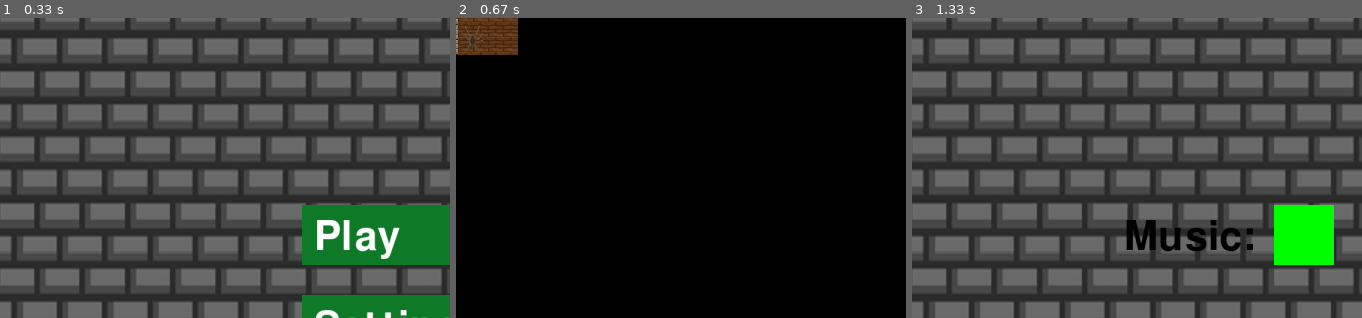
Above: before the commit, frames 1-3 (left to right).
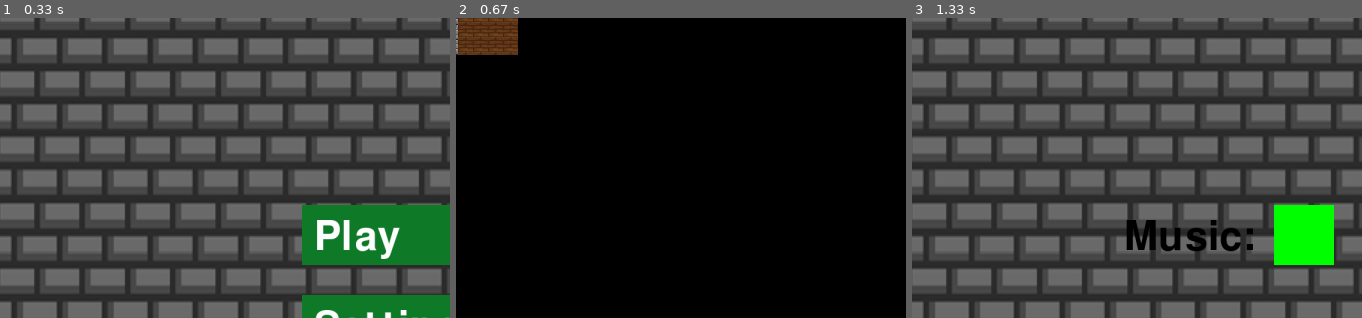
Above: after the commit, the same moments.

Repository: CAHR2009/pygame_project
Game: pygame game, started from main.py
Same seed, same stepped clock (60 frames per second), same inputs: the game is played once before the commit and once after it.
Inputs (mouse positions are % of the whole screen's width and height, from its top left):
- Up to frame 1 (0.33 s): no input
- Up to frame 2 (0.67 s): click "Play" at 0.38 s
- Up to frame 3 (1.33 s): click (82, 84) at 0.72 s; hold D from 1 s (still down)
The pictures show only the part of the screen within x 3-53%, y 9-59%; the shares and areas given below are measured in that part.

Frame 1 is identical in both runs. In frame 2, less than 0.1% of the frame differs, in the area x 1-6%, y 2-12%; in frame 3, nothing differs.

Commit message:
Сделал exe и улучшил ReadMe

Diff:
--- a/TZ.txt
+++ b/TZ.txt
@@ -1,6 +1,6 @@
 техническое задние:
 1)Создание меню
-  1.1)Создание кнопок "Играть", "Настройки", "Достижения"
+  1.1)Создание кнопок "Играть", "Настройки"
   1.2)Создание дополнительных конопок(если понадобится)
 2)Создание основного окна игры:
   2.1)Создание игрового поля:
--- a/classes.py
+++ b/classes.py
@@ -16,8 +16,7 @@
 clock = pygame.time.Clock()
 
 
-
-
+# Загрузка каринок
 def load_image(name, colorkey=None):
     fullname = os.path.join('sprites', name)
     image = pygame.image.load(fullname)
@@ -31,6 +30,7 @@
     return image
 
 
+# Класс игрока
 class Player:
     player = load_image("player.png", colorkey=-1)
     step1 = load_image('player_step1.png', colorkey=-1)
@@ -46,6 +46,7 @@
         self.y_vector = 0
         self.angle = 0
 
+    # Движение игрока
     def update(self, map, *args):
         self.x_vector = 0
         self.y_vector = 0
@@ -74,6 +75,7 @@
             return [args[0], args[1]]
         return False
 
+    # Анимация перемещения игрока
     def move(self):
         spic = [self.step1, self.step2]
         if self.cnt > 1:
@@ -85,6 +87,7 @@
         clock.tick(10)
 
 
+# Класс кнопки
 class Button:
     def __init__(self, wigth, height, position, color, focus_color=0):
         self.wight = wigth
@@ -94,48 +97,60 @@
         self.color = color
         self.focus_color = focus_color
 
+    # Рендер кнопки
     def render(self, surf):
         if self.is_focus:
             pygame.draw.rect(surf, self.focus_color, (self.position[0], self.position[1], self.wight, self.height))
         else:
             pygame.draw.rect(surf, self.color, (self.position[0], self.position[1], self.wight, self.height))
 
+    # Проверка наведена ли мышка на кнопку
     def focus(self, pos):
         if pygame.Rect(self.position[0], self.position[1], self.wight, self.height).collidepoint(pos):
             self.is_focus = True
         else:
             self.is_focus = False
 
+    # Проверка клика кнопки
     def flag_click(self, pos):
         return pygame.Rect(self.position[0], self.position[1], self.wight, self.height).collidepoint(pos)
 
 
+# Класс заствки
 class Zastavka:
     background = load_image('background.png')
 
     def __init__(self):
-            self.buttons_list = {'Play': Button(400, 100, (550, 400), (16, 124, 42), 'green'),
-                             'Settings': Button(400, 100, (550, 550), (16, 124, 42), 'green'),
-                             'Exit': Button(400, 100, (550, 700), (16, 124, 42), 'green'),
-                             'Login': Button(250, 100, (1090, 100), 'grey', (80, 80, 80))}
-
-
-
+        self.buttons_list = {'Play': Button(400, 100, (550, 400),
+                                            (16, 124, 42), 'green'),
+
+                             'Settings': Button(400, 100, (550, 550),
+                                                (16, 124, 42), 'green'),
+
+                             'Exit': Button(400, 100, (550, 700),
+                                            (16, 124, 42), 'green'),
+
+                             'Login': Button(250, 100, (1090, 100),
+                                             'grey', (80, 80, 80))}
+
+    # Рендер заставки
     def render(self, screen):
         font = pygame.font.Font(None, 100)
         screen.blit(self.background, (0, 0))
         for key, button in self.buttons_list.items():
             button.focus(pygame.mouse.get_pos())
             button.render(screen)
-            screen.blit(font.render(key, 1, pygame.Color('white')), (button.position[0] + 20, button.position[1] + 20))
-
+            screen.blit(font.render(key, 1, pygame.Color('white')), (button.position[0] + 20,
+                                                                     button.position[1] + 20))
+
+    # Открытие нужного окна по нажатию мышки
     def open_window(self, pos):
         for key, button in self.buttons_list.items():
             if button.flag_click(pos):
                 return key
 
 
-
+# Класс настрек
 class Settings:
     background = load_image('background.png')
 
@@ -149,6 +164,7 @@
         self.background_music.play(-1)
         self.background_music.set_volume(0.2)
 
+    # Рендер класса настроек
     def render(self, screen):
         font = pygame.font.Font(None, 100)
         screen.blit(self.background, (0, 0))
@@ -158,6 +174,7 @@
         screen.blit(font.render('Music:', 1, pygame.Color('black')), (400, 420))
         screen.blit(font.render('Back', 1, pygame.Color('black')), (1300, 900))
 
+    # Включение или выключчение музыки
     def off_on_click(self, pos):
         colot_list = {1: 'green',
                       0: 'red'}
@@ -172,12 +189,15 @@
             self.on_off_button = Button(100, 100, (650, 400), colot_list[self.color])
             self.misic = not self.misic
 
+    # Выход из настроек
     def exit(self, pos):
         if self.exit_button.flag_click(pos):
             return self.exit_to
         else:
             return False
 
+
+# Класс об характеристиках игрока и его противников
 class Specifications:
     def __init__(self):
         self.items = []
@@ -186,6 +206,7 @@
         self.menu_button = Button(150, 50, (1150, 10), (16, 124, 42), 'green')
         self.settings_button = Button(150, 50, (1150, 70), (16, 124, 42), 'green')
 
+    # Рендкр класса
     def render(self):
         self.item_surf.fill((0, 0, 0))
         font = pygame.font.Font(None, 40)
@@ -200,15 +221,25 @@
         font = pygame.font.Font(None, 30)
         self.item_surf.blit(font.render('YOU:', 1, pygame.Color('green')), (30, 30))
         if self.player_spec[0] > 50:
-            self.item_surf.blit(font.render(f'HP: {self.player_spec[0]}', 1, pygame.Color('green')), (30, 60))
+            self.item_surf.blit(font.render(f'HP: {self.player_spec[0]}', 1,
+                                            pygame.Color('green')), (30, 60))
         elif 20 < self.player_spec[0] < 50:
-            self.item_surf.blit(font.render(f'HP: {self.player_spec[0]}', 1, pygame.Color('orange')), (30, 60))
-        else:
-            self.item_surf.blit(font.render(f'HP: {self.player_spec[0]}', 1, pygame.Color('red')), (30, 60))
-        self.item_surf.blit(font.render(f'ARMOR: {self.player_spec[1]}', 1, pygame.Color('grey')), (30, 90))
-        self.item_surf.blit(font.render(f'ATTACK: {self.player_spec[2]}', 1, pygame.Color('yellow')), (30, 120))
-        self.item_surf.blit(font.render(f'SCORE: {self.player_spec[3]}', 1, pygame.Color('white')), (750, 30))
-
+            self.item_surf.blit(font.render(f'HP: {self.player_spec[0]}', 1,
+                                            pygame.Color('orange')), (30, 60))
+        else:
+            self.item_surf.blit(font.render(f'HP: {self.player_spec[0]}', 1,
+                                            pygame.Color('red')), (30, 60))
+
+        self.item_surf.blit(font.render(f'ARMOR: {self.player_spec[1]}', 1,
+                                        pygame.Color('grey')), (30, 90))
+
+        self.item_surf.blit(font.render(f'ATTACK: {self.player_spec[2]}', 1,
+                                        pygame.Color('yellow')), (30, 120))
+
+        self.item_surf.blit(font.render(f'SCORE: {self.player_spec[3]}', 1,
+                                        pygame.Color('white')), (750, 30))
+
+    # Рендер хараетристик противника при наведение на него мышки или в бою
     def enemy_render(self, enemies, pos, cletca, player_x, player_y, vis):
         font = pygame.font.Font(None, 30)
         x, y = int(pos[0] / cletca), int(pos[1] / cletca)
@@ -216,19 +247,28 @@
                 and y in range(player_y - vis, player_y + vis + 1)):
             self.item_surf.blit(font.render('ENEMY:', 1, pygame.Color('red')), (430, 30))
             if 'EYE' in self.items:
-                self.item_surf.blit(font.render(f'HP:{enemies[x, y][0]}', 1, pygame.Color('red')), (430, 60))
-                self.item_surf.blit(font.render(f'ARMOR:{enemies[x, y][1]}', 1, pygame.Color('red')), (430, 90))
-                self.item_surf.blit(font.render(f'ATTACK:{enemies[x, y][2]}', 1, pygame.Color('red')), (430, 120))
+                self.item_surf.blit(font.render(f'HP:{enemies[x, y][0]}', 1,
+                                                pygame.Color('red')), (430, 60))
+
+                self.item_surf.blit(font.render(f'ARMOR:{enemies[x, y][1]}', 1,
+                                                pygame.Color('red')), (430, 90))
+
+                self.item_surf.blit(font.render(f'ATTACK:{enemies[x, y][2]}', 1,
+                                                pygame.Color('red')), (430, 120))
             else:
                 self.item_surf.blit(font.render(f'HP:???', 1, pygame.Color('red')), (430, 60))
                 self.item_surf.blit(font.render(f'ARMOR:???', 1, pygame.Color('red')), (430, 90))
                 self.item_surf.blit(font.render(f'ATTACK:???', 1, pygame.Color('red')), (430, 120))
+
+    # выход в меню и открытие настроек
     def click(self, pos):
         if self.menu_button.flag_click(pos):
             return 'Zastv'
         elif self.settings_button.flag_click(pos):
             return 'Settings'
 
+
+# Класс врага
 class Enemy:
     scorpion = load_image('scorpion.png', colorkey=-1)
     arahnid = load_image('arahnid.png', colorkey=-1)
@@ -237,7 +277,7 @@
     def __init__(self, map, count, multiplier):
         cnt = 0
         self.enemy_spic = {}
-
+        # Случайная генерация врагов
         while cnt != count:
             x = rd.randint(1, len(map[0]) - 1)
             y = rd.randint(1, len(map) - 1)
@@ -257,10 +297,12 @@
         return False
 
 
+# Класс битвы с противником
 class Battle:
     player = load_image('player.png', colorkey=-1)
     boss = load_image('boss.png', colorkey=-1)
     battle_floor = load_image('battle_floor.png', colorkey=None)
+
     def __init__(self, enemy, boss_flag):
         self.battle_field = Surface((1500, 750))
 
@@ -297,6 +339,8 @@
         self.laser_sound.set_volume(0.2)
         self.danger_sound = pygame.mixer.Sound('sounds/danger.mp3')
         self.danger_sound.set_volume(0.2)
+
+    # Движение игрока
     def player_move(self):
         a = pygame.key.get_pressed()
         if a[pygame.K_w] and self.y > 5:
@@ -308,6 +352,7 @@
         if a[pygame.K_d] and self.x < 1445:
             self.x += 10
 
+    # Случайное движение противника
     def enemy_move(self, boss_flag):
         if boss_flag:
             difference = 305
@@ -323,6 +368,7 @@
             self.en_y += 5 * self.en_y_vector
         self.steps -= 1
 
+    # Рендер битвы с противником
     def render(self, item_srf, player, boss_flag, music_flag):
         if boss_flag:
             hit_box = 300
@@ -331,7 +377,7 @@
         font = pygame.font.Font(None, 30)
         self.battle_field.blit(self.battle_floor, (0, 0))
         pygame.draw.rect(self.battle_field, 'white', (0, 0, 1500, 750), width=5)
-
+        # Рендер атаки босса
         if self.laser_pos:
             laser_srf = Surface((150, 740))
             laser_srf.set_alpha(160)
@@ -346,8 +392,8 @@
                     self.laser_sound.play(0)
                 if not self.is_laser_attack and (
                         pygame.Rect(self.laser_pos * 50 - 50, 0, 150, 740).collidepoint(self.x, self.y) or pygame.Rect(
-                        self.laser_pos * 50 - 50, 0, 150, 740).collidepoint(self.x + 50,
-                                                                            self.y)):
+                    self.laser_pos * 50 - 50, 0, 150, 740).collidepoint(self.x + 50,
+                                                                        self.y)):
                     self.is_laser_attack = True
                     if player[1] > 0:
                         player[1] -= self.en_attack
@@ -378,6 +424,7 @@
             self.x_vector, self.y_vetor])
         self.battle_field.blit(img, (self.x, self.y))
         self.battle_field.blit(self.enemy_img, (self.en_x, self.en_y))
+        # Проверка столкновений пуль с игроком и противником
         cnt = 0
         for i in self.shoots:
             pygame.draw.circle(self.battle_field, 'red',
@@ -403,6 +450,7 @@
                 self.shoots.pop(cnt)
             cnt += 1
         self.hp = player[0]
+        # Таймер задержек выстрелов
         if self.tick == 60:
             self.en_cooldown -= 1
             if self.laser_attack_time > 0 and self.danger_time == 0:
@@ -413,13 +461,13 @@
                     self.dng_color = (255, 128, 0)
                 else:
                     self.dng_color = (255, 90, 0)
+        # Отоброжение Характеристик персонажа и противника
         if self.cooldown > 0:
             item_srf.blit(font.render(f'COOLDOWN:{self.cooldown}', 1, pygame.Color('red')), (30, 150))
             if self.tick == 60:
                 self.cooldown -= 1
         else:
             item_srf.blit(font.render(f'COOLDOWN: READY', 1, pygame.Color('green')), (30, 150))
-
 
         item_srf.blit(font.render(f'HP:{self.en_hp}', 1, pygame.Color('red')), (430, 30))
         item_srf.blit(font.render(f'ARMOR:{self.en_armor}', 1, pygame.Color('red')), (430, 60))
@@ -428,6 +476,7 @@
             self.tick = 0
         self.tick += 1
 
+    # Выстрел игрока (его направлне, и внесение его в список выстрелов)
     def player_shot(self, pos, music_flag):
         if self.cooldown == 0:
             if music_flag:
@@ -445,6 +494,7 @@
             self.shoots.append([Vector2(self.x + rect_list[self.x_vector, self.y_vetor][0],
                                         self.y + rect_list[self.x_vector, self.y_vetor][1]), mouse_pos])
 
+    # Выстрел противника
     def enemy_shot(self, music_flag):
         if self.en_cooldown == 0:
             if music_flag:
@@ -455,6 +505,7 @@
                 for j in range(-1, 2, 2):
                     self.shoots.append([Vector2(en_center[0] + 25 * i, en_center[1] + 25 * j), Vector2(10 * i, 10 * j)])
 
+    # Выстркл босса
     def boss_shot(self):
         if self.en_cooldown == 0:
             self.en_cooldown = 10
@@ -463,8 +514,7 @@
             self.is_laser_attack = False
             self.laser_pos = rd.randint(1, 10)
 
-
-
+    # Окнчание битвы
     def end(self):
         if self.en_hp <= 0:
             return 1
@@ -472,24 +522,29 @@
             return -1
 
 
+# Класс пригрыша
 class Lose:
-    def __init__(self, screen):
+    def __init__(self, screen, music_flag):
         screen.fill((0, 0, 0))
-        self.lose_sound = pygame.mixer.Sound('sounds/lose.mp3')
-        self.lose_sound.set_volume(0.2)
-        self.lose_sound.play(0)
+        if music_flag:
+            self.lose_sound = pygame.mixer.Sound('sounds/lose.mp3')
+            self.lose_sound.set_volume(0.2)
+            self.lose_sound.play(0)
         font = pygame.font.Font(None, 100)
         screen.blit(font.render('Вы проиграли :(', 1, pygame.Color('red')), (500, 500))
         font = pygame.font.Font(None, 20)
         screen.blit(font.render('Нажмите на пробел для продлжения', 0, pygame.Color('grey')), (650, 600))
 
 
+# Класс победы над противником(не над боссом)
 class Win:
     def __init__(self, items, player, brd, music_flag):
+        # Случайный выбор награды и проигрывание звуков
         self.item = rd.choice(ITEMS)
-        self.win_sound = pygame.mixer.Sound('sounds/bonus.mp3')
-        self.win_sound.set_volume(0.2)
-        self.win_sound.play(0)
+        if music_flag:
+            self.win_sound = pygame.mixer.Sound('sounds/bonus.mp3')
+            self.win_sound.set_volume(0.2)
+            self.win_sound.play(0)
         if self.item == 'TOUCH' and 'TOUCH' not in items:
             self.text = 'Ваша вдимость увеличена на 1 клетку'
             items.append('TOUCH')
@@ -509,6 +564,7 @@
         else:
             self.text = 'Это уже eсть у вас либо вы ничего не получили'
 
+    # Рендер окна победы
     def render(self, screen):
         screen.fill((0, 0, 0))
         font = pygame.font.Font(None, 50)
@@ -516,6 +572,8 @@
         screen.blit(font.render(self.text, 0, pygame.Color('green')), (500, 550))
         screen.blit(font.render('Нажмите на пробел для продлжения', 0, pygame.Color('grey')), (500, 600))
 
+
+# Класс конца игры
 class End:
     def __init__(self, screen):
         screen.fill((0, 0, 0))
@@ -528,6 +586,7 @@
         screen.blit(font.render('Нажмите на пробел для продлжения', 0, pygame.Color('grey')), (650, 600))
 
 
+# Класс клетчатого игрового поля
 class Playing_field:
     # создание поля
     def __init__(self):
@@ -539,6 +598,7 @@
         self.y_pos = 1
         self.visibility = 1
 
+    # рендер левела
     def level_render(self, surf, map, enemies):
         wall = load_image("wall.png", colorkey=None)
         floor = load_image("floor.png", colorkey=None)
@@ -566,6 +626,7 @@
                     x_ps] == 'x':
                     self.plaing_surf.blit(exit_clt, (self.cletca * x_ps, self.cletca * y_ps))
 
+    # Отоброжение возможных клеток для ходьбы
     def focus_click(self, map):
         green = load_image('green.png', colorkey=-1)
         clt = self.cletca
@@ -579,6 +640,7 @@
             self.plaing_surf.blit(green, (self.x_pos * clt, (self.y_pos - 1) * clt))
         self.focus = True
 
+    # Перемещение
     def move(self, x, y, map):
         if x == self.x_pos and y == self.y_pos:
             self.focus = not (self.focus)
@@ -612,12 +674,16 @@
             else:
                 self.focus = False
 
+    # Смена карты
     def change_map(self, map):
         if map[self.y_pos][self.x_pos] == map[-2][-2]:
             return True
 
+
+# Класс регистрации
 class Login:
     background = load_image('background.png')
+
     def __init__(self):
         self.ok_button = Button(200, 100, (700, 500), (16, 124, 42), 'green')
         self.input_board = Button(1000, 100, (300, 350), 'grey', (80, 80, 80))
@@ -627,6 +693,7 @@
         self.warning_flag = False
         self.text = ''
 
+    # Рендер окна регистрации
     def login_render(self, screen):
         font = pygame.font.Font(None, 100)
         screen.blit(self.background, (0, 0))
@@ -650,13 +717,15 @@
         screen.blit(font.render('Введите имя до 16 символов', 1, pygame.Color('white')), (300, 220))
         screen.blit(font.render(f'Лучший счет: {self.score}', 1, pygame.Color('white')), (300, 620))
 
-
+    # Проверка на активность поля ввода
     def focus(self):
         if pygame.Rect(self.input_board.position[0], self.input_board.position[1], 1000, 100).collidepoint(
                 pygame.mouse.get_pos()):
             self.input_focus = True
         else:
             self.input_focus = False
+
+    # Ввод никнейма
     def login_input(self, event):
         allowd_symbols = ['a', 'b', 'c', 'd', 'e', 'f', 'g', 'h', 'i', 'j', 'k', 'l'
             , 'm', 'n', 'o', 'p', 'q', 'r', 's', 't', 'u', 'v', 'w', 'x', 'y', 'z']
@@ -668,9 +737,10 @@
                or event.unicode in allowd_special_symbols)):
             self.text += event.unicode
         elif event.unicode not in allowd_symbols and event.unicode not in list(map(lambda x: x.upper(),
-                allowd_symbols)) and event.unicode not in allowd_special_symbols:
+                                                    allowd_symbols)) and event.unicode not in allowd_special_symbols:
             self.warning_flag = True
 
+    # Регистрация в бд
     def registration(self):
         if self.ok_button.flag_click(pygame.mouse.get_pos()):
             self.score_table = sqlite3.connect("score.db")
@@ -683,6 +753,8 @@
             self.cur.execute(f"INSERT INTO score_player(Player_name, Score) VALUES('{self.text}', 0)")
             self.score_table.commit()
             self.score_table.close()
+
+    # Сохранение результата
     def save_score(self, score):
         self.score_table = sqlite3.connect("score.db")
         self.cur = self.score_table.cursor()
@@ -696,6 +768,8 @@
             print(self.text, self.score)
         self.score_table.commit()
         self.score_table.close()
+
+    # Возвращение в меню
     def back_to_menu(self):
         if self.back_button.flag_click(pygame.mouse.get_pos()):
             return 'Zastv'
--- a/const.py
+++ b/const.py
@@ -25,24 +25,17 @@
         'wwwwwwwwwwwwwwwwwwwwww',
 ]
 
-MAP5 = [ 'wwwwwwwww',
-         'wp      w',
-         'w       w',
-         'w       w',
-         'w      xw',
-         'wwwwwwwww',
-]
+MAP5 = ['wwwwwwwwwwwwwwwwwwwwwwwwwwwwww',
+         'wp                           w',
+         'w                            w',
+         'w                            w',
+         'w                            w',
+         'w                            w',
+         'w                            w',
+         'w                            w',
+         'w                            w',
+         'w                            w',
+         'w                           xw',
+         'wwwwwwwwwwwwwwwwwwwwwwwwwwwwww',]
 MAPS = [MAP, MAP2, MAP3, MAP4, MAP5]
 ITEMS = ['TOUCH', 'EYE', 'ARMOR_UP', 'HEAL', 'ATTACK_UP', 'Nothing']
-#        ['wwwwwwwwwwwwwwwwwwwwwwwwwwwwww',
-#         'wp                           w',
-#         'w                            w',
-#         'w                            w',
-#         'w                            w',
-#         'w                            w',
-#         'w                            w',
-#         'w                            w',
-#         'w                            w',
-#         'w                            w',
-#         'w                           xw',
-#         'wwwwwwwwwwwwwwwwwwwwwwwwwwwwww',
--- a/main.py
+++ b/main.py
@@ -1,18 +1,14 @@
-from os.path import split
-
-import pygame
-
 from classes import *
 
 
-
+# Функция старта игры с заданием базовых настроек
 def start_game():
     global player, running, battle, playing, lose_window, win_window, settings, \
         nastroiki, zastv, zast, win, current_map, multipiler, board, spec, en, move, maps, boss_battle, main_window
     board = Playing_field()
     spec = Specifications()
     multipiler = 1
-    current_map = 4
+    current_map = 0
     maps = [i.copy() for i in MAPS.copy()]
     en = Enemy(maps[current_map], current_map + 1, multipiler)
     player = Player(board.x_pos, board.y_pos, board.cletca)
@@ -20,6 +16,8 @@
     running = True
     move = []
 
+
+# Функция возврата из настрое в окно из которого его открыли
 def menu():
     global window, main_window
     window = spec.click((position[0], position[1] - 750))
@@ -31,7 +29,9 @@
             main_window = 'Zastv'
             start_game()
 
+
 if __name__ == '__main__':
+    # Задание классов и настроек экрана
     size = width, height = 1500, 1000
     screen = pygame.display.set_mode(size)
     fps = 60
@@ -40,11 +40,13 @@
     login = Login()
     clock = pygame.time.Clock()
     start_game()
+    # Основной цикл
     while running:
         for event in pygame.event.get():
             if event.type == pygame.QUIT:
                 running = False
             if event.type == pygame.MOUSEBUTTONDOWN:
+                # Проверка нажатий мышки для каждого класса
                 position = event.pos
                 if main_window == 'Zastv':
                     window = zast.open_window(position)
@@ -76,7 +78,8 @@
                 elif main_window == 'Play':
                     x, y = int(position[0] / board.cletca), int(position[1] / board.cletca)
                     if board.focus and not move:
-                        move = player.update(maps[current_map], x, y, board.cletca, board.x_pos, board.y_pos, board.plaing_surf)
+                        move = player.update(maps[current_map], x, y, board.cletca, board.x_pos, board.y_pos,
+                                             board.plaing_surf)
                         if move and en.battle_flag(x, y):
                             main_window = 'Battle'
                             bt = Battle(en.enemy_spic[x, y], False)
@@ -94,6 +97,7 @@
                     start_game()
                 elif main_window == 'Login':
                     login.login_input(event)
+        # рендер окон
         if main_window == 'Zastv':
             zast.render(screen)
         elif main_window == 'Settings':
@@ -103,7 +107,7 @@
             bt.player_move()
             bt.enemy_shot(nastroiki.misic)
             spec.render()
-            bt.render(spec.item_surf, spec.player_spec, False)
+            bt.render(spec.item_surf, spec.player_spec, False, nastroiki.misic)
             screen.blit(bt.battle_field, (0, 0))
             screen.blit(spec.item_surf, (0, 750))
             if bt.end() == 1:
@@ -118,8 +122,8 @@
             spec.render()
             board.level_render(board.plaing_surf, maps[current_map], en.enemy_spic)
             spec.enemy_render(en.enemy_spic, pygame.mouse.get_pos(), board.cletca, board.x_pos, board.y_pos,
-                                     board.visibility)
-            if board.focus and not(move):
+                              board.visibility)
+            if board.focus and not (move):
                 board.focus_click(maps[current_map])
             if move:
                 player.move()
@@ -142,7 +146,7 @@
             screen.blit(spec.item_surf, (0, 750))
             screen.blit(player.player, player.rect)
         elif main_window == 'Lose':
-            Lose(screen)
+            Lose(screen, nastroiki.misic)
             login.save_score(spec.player_spec[3])
         elif main_window == 'Win':
             win.render(screen)
Not shown, changed: README.md
Binary file added: requirements.txt
Not shown, added: main.exe
